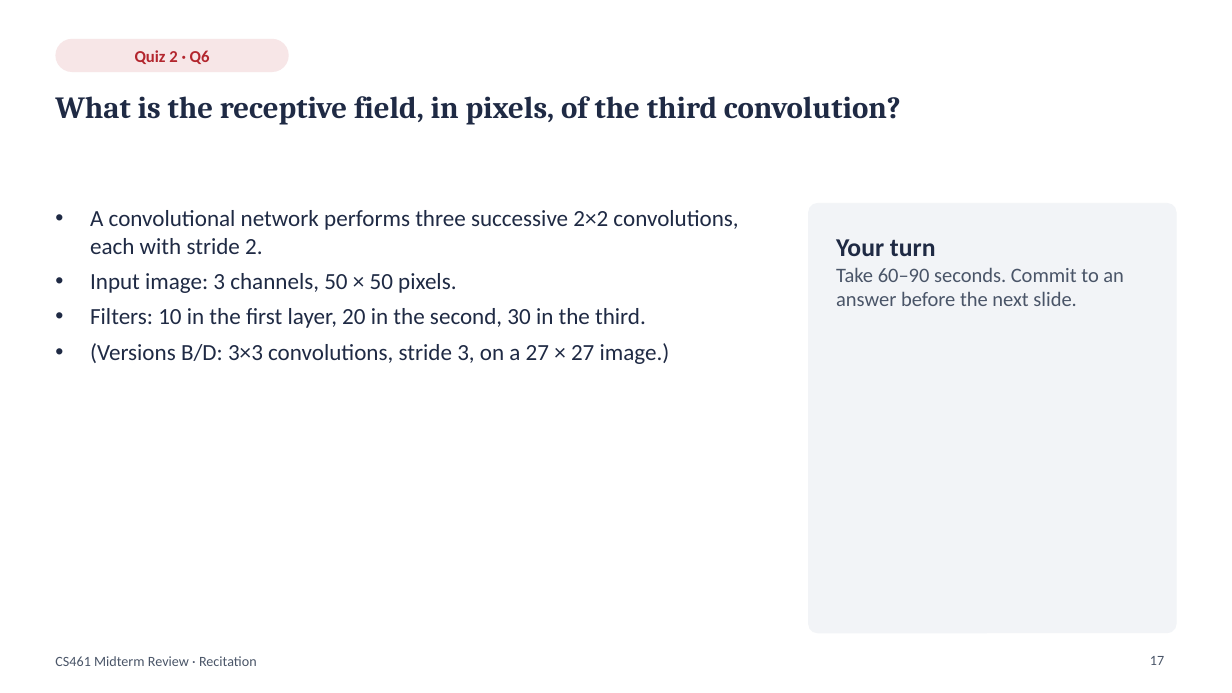
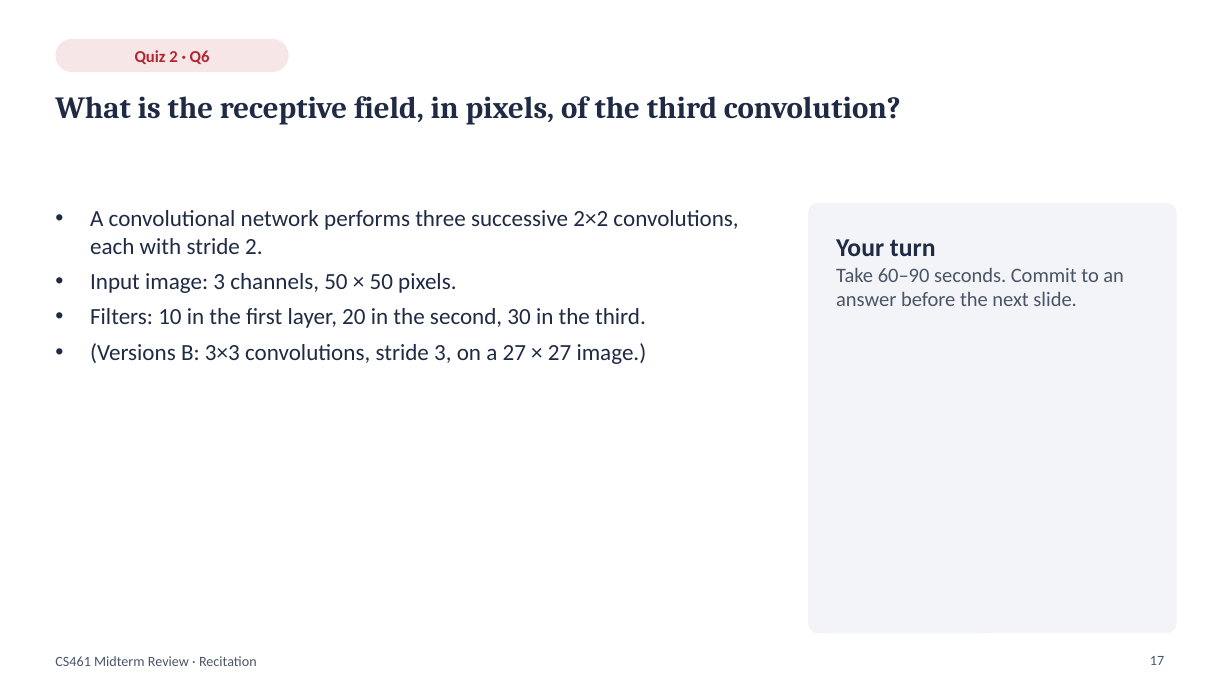
Before and after one commit to flyleeee/ML_Principles_26_Fall_Recitation, a slide deck: slide 17 of CS461_Midterm_Review_Quiz1_Quiz2_v3.pptx. Drawn at 1232x693 pixels with LibreOffice and Linux fonts; fonts in the diff are those of the drawing. Boxes give left, top, right and bottom in pixels: in the first picture for what was removed or moved away, otherwise in the second. Text is boxed around its words. In the diff, an @@ line names an element or a change of style, - is before the commit and + after.

```diff
--- a/CS461_Midterm_Review_Quiz1_Quiz2_v3.pptx
+++ b/CS461_Midterm_Review_Quiz1_Quiz2_v3.pptx
@@ text at <box>90,343,647,364</box>: text changed @@
-• (Versions B/D: 3×3 convolutions, stride 3, on a 27 × 27 image.)
+• (Versions B: 3×3 convolutions, stride 3, on a 27 × 27 image.)
```
Also in this commit, not shown: 5 other slides changed.
